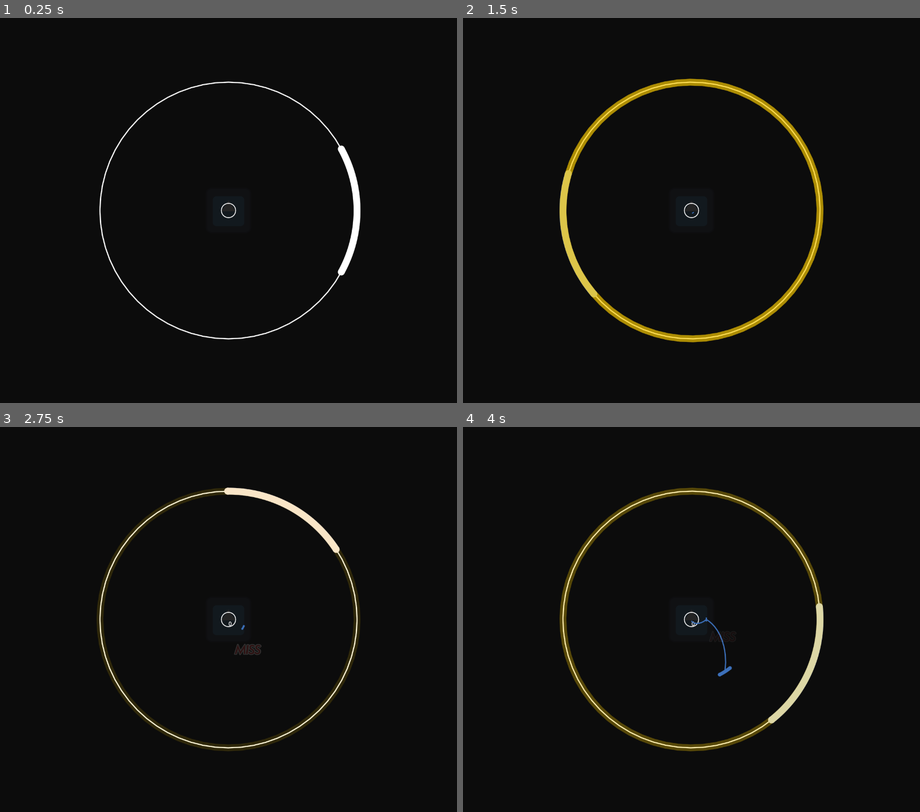
Above: before the commit, frames 1-4 (two rows, left to right).
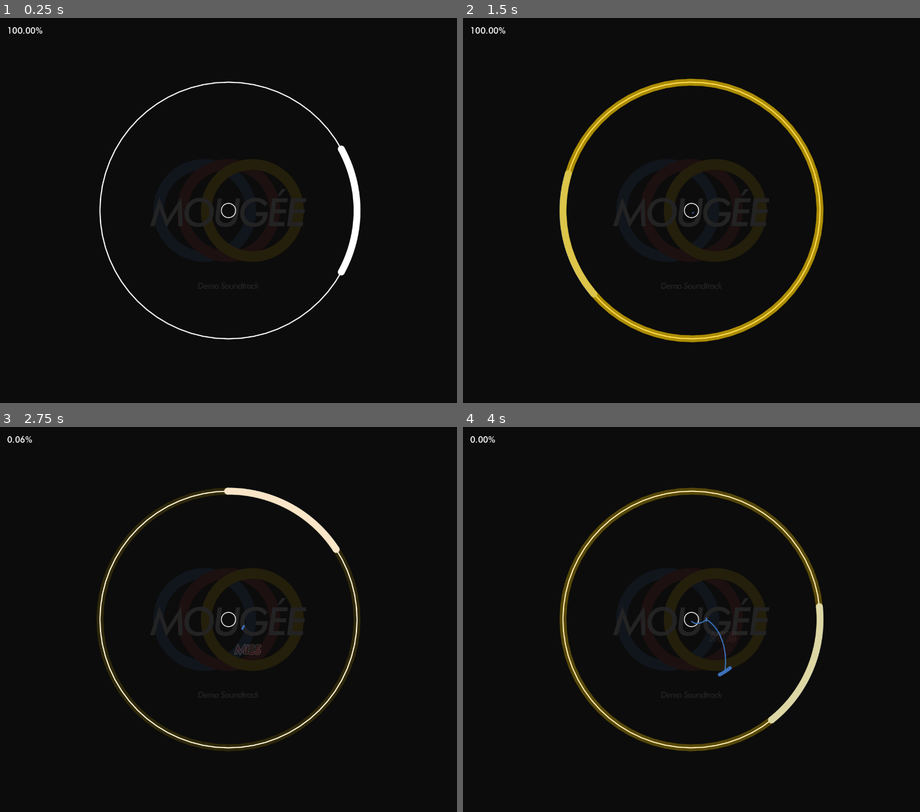
Above: after the commit, the same moments.

Repository: mougeee/marvelous-x
Game: Godot game, scene res://nodes/playing_scene.tscn
The game is run twice, just before and just after one commit, with the same random seed, the same clock (stepped at 60 frames per second) and the same inputs. The project has no main scene, so this scene is started directly. Sound files missing from this copy of the repository are replaced by a short silence.
Inputs (mouse positions are in pixels of both pictures, inside the frame that each line leads up to):
- Up to frame 1 (0.25 s): no input
- Up to frame 2 (1.5 s): tap Enter at 0.5 s; move the mouse to (792, 191) at 0.52 s; hold D (RightPress) 0.53-1.28 s; tap Space (CriticalPress) at 0.6, 1.35 s; move the mouse to (600, 229) at 1.27 s; hold S (LeftPress) from 1.28 s (still down)
- Up to frame 3 (2.75 s): move the mouse to (274, 534) at 2.02 s; release S (LeftPress) at 2.03 s; hold D (RightPress) from 2.03 s (still down); tap Space (CriticalPress) at 2.1 s
- Up to frame 4 (4 s): move the mouse to (668, 696) at 2.77 s; tap Space (CriticalPress) at 2.85, 3.6 s; move the mouse to (828, 677) at 3.52 s; release D (RightPress) at 3.53 s; hold S (LeftPress) from 3.53 s (still down)

The runs differ from the first frame. In frame 1, less than 0.1% of the frame differs, in the area x 1-10%, y 2-5%; in frame 2, less than 0.1%; in frame 3, less than 0.1%; in frame 4, less than 0.1%.

Commit message:
change layout hierarchy

Diff:
--- /dev/null
+++ b/nodes/animated_number.tscn
@@ -0,0 +1,8 @@
+[gd_scene load_steps=2 format=3 uid="uid://bgfyeoxtfn5in"]
+
+[ext_resource type="Script" path="res://scripts/animated_number.gd" id="1_p5v8u"]
+
+[node name="AnimatedNumber" type="Label"]
+offset_right = 40.0
+offset_bottom = 23.0
+script = ExtResource("1_p5v8u")
--- a/nodes/playing_scene.tscn
+++ b/nodes/playing_scene.tscn
@@ -1,19 +1,33 @@
-[gd_scene load_steps=4 format=3 uid="uid://dvcdkjhhm24wr"]
+[gd_scene load_steps=7 format=3 uid="uid://dvcdkjhhm24wr"]
 
 [ext_resource type="PackedScene" uid="uid://b3ygu6pkadmsm" path="res://nodes/note_frame.tscn" id="1_2g1bc"]
 [ext_resource type="Script" path="res://scripts/playing_scene.gd" id="1_o3yjq"]
 [ext_resource type="AudioStream" uid="uid://bimqd7djxxy2l" path="res://res/20240902001.mp3" id="3_gwyby"]
+[ext_resource type="PackedScene" uid="uid://bgfyeoxtfn5in" path="res://nodes/animated_number.tscn" id="4_1n1rm"]
+[ext_resource type="FontFile" uid="uid://b5baly05xhyg4" path="res://res/futura medium bt.ttf" id="4_lofq0"]
+
+[sub_resource type="LabelSettings" id="LabelSettings_y41ep"]
+font = ExtResource("4_lofq0")
+font_size = 24
 
 [node name="PlayingScene" type="Node2D"]
 script = ExtResource("1_o3yjq")
 
-[node name="BackgroundThumbnail" type="Sprite2D" parent="."]
+[node name="Centering" type="Node2D" parent="."]
 
-[node name="NoteFrame" parent="." instance=ExtResource("1_2g1bc")]
+[node name="BackgroundThumbnail" type="Sprite2D" parent="Centering"]
+
+[node name="NoteFrame" parent="Centering" instance=ExtResource("1_2g1bc")]
+
+[node name="Accuracy" parent="." instance=ExtResource("4_1n1rm")]
+offset_left = 20.0
+offset_top = 20.0
+offset_right = 60.0
+offset_bottom = 43.0
+label_settings = SubResource("LabelSettings_y41ep")
+number = 100.0
+format = "%.2f%%"
+lerp_ratio = 0.2
 
 [node name="AudioStreamPlayer" type="AudioStreamPlayer" parent="."]
 stream = ExtResource("3_gwyby")
-
-[node name="Accuracy" type="Label" parent="."]
-offset_right = 40.0
-offset_bottom = 23.0
--- a/res/20240902001.json
+++ b/res/20240902001.json
@@ -15,5 +15,5 @@
 		{"y": 0, "t": 7.5, "r": -3.0, "c": 0.2, "s": 1.0, "k": 0},
 		{"y": 0, "t": 8.0, "r": -2.0, "c": 0.0, "s": 1.0, "k": 2},
 	],
-	"thumbnail": "res://res/icon.svg"
+	"thumbnail": "res://res/thumbnail.svg"
 }
--- a/res/judgements_great.svg
+++ b/res/judgements_great.svg
@@ -6,7 +6,7 @@
 	.st0{fill:#FFFFFF;}
 	.st1{fill:#D426ED;}
 	.st2{fill:#268EED;}
-	.st3{fill:#28EA52;}
+	.st3{fill:#0CC136;}
 	.st4{fill:#E8A82A;}
 	.st5{fill:#E52C2C;}
 </style>
--- a/res/judgements_marvelous.svg
+++ b/res/judgements_marvelous.svg
@@ -6,7 +6,7 @@
 	.st0{fill:#FFFFFF;}
 	.st1{fill:#D426ED;}
 	.st2{fill:#268EED;}
-	.st3{fill:#28EA52;}
+	.st3{fill:#0CC136;}
 	.st4{fill:#E8A82A;}
 	.st5{fill:#E52C2C;}
 </style>
--- a/res/judgements_miss.svg
+++ b/res/judgements_miss.svg
@@ -6,7 +6,7 @@
 	.st0{fill:#FFFFFF;}
 	.st1{fill:#D426ED;}
 	.st2{fill:#268EED;}
-	.st3{fill:#28EA52;}
+	.st3{fill:#0CC136;}
 	.st4{fill:#E8A82A;}
 	.st5{fill:#E52C2C;}
 </style>
--- a/res/judgements_ok.svg
+++ b/res/judgements_ok.svg
@@ -6,7 +6,7 @@
 	.st0{fill:#FFFFFF;}
 	.st1{fill:#D426ED;}
 	.st2{fill:#268EED;}
-	.st3{fill:#28EA52;}
+	.st3{fill:#0CC136;}
 	.st4{fill:#E8A82A;}
 	.st5{fill:#E52C2C;}
 </style>
--- a/res/judgements_splendid.svg
+++ b/res/judgements_splendid.svg
@@ -6,7 +6,7 @@
 	.st0{fill:#FFFFFF;}
 	.st1{fill:#D426ED;}
 	.st2{fill:#268EED;}
-	.st3{fill:#28EA52;}
+	.st3{fill:#0CC136;}
 	.st4{fill:#E8A82A;}
 	.st5{fill:#E52C2C;}
 </style>
--- /dev/null
+++ b/res/thumbnail.svg
@@ -0,0 +1,93 @@
+<?xml version="1.0" encoding="utf-8"?>
+<!-- Generator: Adobe Illustrator 28.1.0, SVG Export Plug-In . SVG Version: 6.00 Build 0)  -->
+<svg version="1.1" id="레이어_1" xmlns="http://www.w3.org/2000/svg" xmlns:xlink="http://www.w3.org/1999/xlink" x="0px"
+	 y="0px" viewBox="0 0 512 512" style="enable-background:new 0 0 512 512;" xml:space="preserve">
+<style type="text/css">
+	.st0{fill:#0C0C0C;}
+	.st1{fill:none;stroke:#3C70BA;stroke-width:30;stroke-linecap:round;stroke-linejoin:round;stroke-miterlimit:10;}
+	.st2{fill:none;stroke:#BC3B3B;stroke-width:30;stroke-linecap:round;stroke-linejoin:round;stroke-miterlimit:10;}
+	.st3{fill:none;stroke:#FFCE00;stroke-width:30;stroke-linecap:round;stroke-linejoin:round;stroke-miterlimit:10;}
+	.st4{fill:#F7F7F9;}
+</style>
+<rect y="0" class="st0" width="512" height="512"/>
+<g>
+	<circle class="st1" cx="189.3" cy="256" r="129.2"/>
+	<circle class="st2" cx="256" cy="256" r="129.2"/>
+	<circle class="st3" cx="322.7" cy="256" r="129.2"/>
+</g>
+<g>
+	<path class="st4" d="M115,260.4v-1.9c0-1.6,0-3.1,0.1-4.5c0.1-1.5,0.2-2.9,0.3-4.4c-0.5,1.4-1.1,2.9-1.9,4.4s-2,3.4-3.5,5.6
+		L82,303.2l-16.1-43.5c-0.4-1-0.8-2.2-1.3-3.7c-0.5-1.5-1.1-3.6-1.9-6.4c-0.1,2.2-0.9,5.6-2.2,10.3l-0.1,0.2L48.8,300H36.4L62,218.9
+		l18.9,50.4c1,2.5,1.7,4.6,2.3,6.4c0.6,1.8,1.1,3.6,1.6,5.3c0.9-2,1.9-4,3-6c1.1-2,2.3-4,3.5-5.9l32.8-50.2l3.6,81.2h-12.1
+		L115,260.4z"/>
+	<path class="st4" d="M176.1,220.3c11.8,0,21.3,3.4,28.3,10.3c7,6.9,10.5,16.1,10.5,27.7c0,6.2-1.1,12-3.4,17.5
+		c-2.3,5.5-5.5,10.2-9.8,14.3c-4.1,3.8-8.8,6.8-14.1,8.8c-5.3,2-11.1,3.1-17.1,3.1c-11.3,0-20.4-3.5-27.4-10.4
+		c-6.9-6.9-10.4-16.1-10.4-27.4c0-6.3,1.1-12.2,3.3-17.7c2.2-5.5,5.4-10.3,9.6-14.3c4-3.8,8.6-6.7,13.9-8.8
+		C164.8,221.3,170.3,220.3,176.1,220.3z M202.7,258.6c0-8.2-2.5-14.8-7.5-19.8c-5-5-11.6-7.5-19.7-7.5c-4,0-7.9,0.8-11.6,2.3
+		c-3.7,1.5-6.8,3.7-9.5,6.5c-3.1,3.2-5.5,6.8-7.1,10.9c-1.6,4.1-2.4,8.3-2.4,12.8c0,8.1,2.5,14.7,7.4,19.8
+		c4.9,5.1,11.3,7.6,19.2,7.6c8.9,0,16.3-3.1,22.3-9.3C199.7,275.5,202.7,267.8,202.7,258.6z"/>
+	<path class="st4" d="M238.1,222.2l-6,45.2c-0.2,1.7-0.4,3.2-0.5,4.5c-0.1,1.4-0.2,2.6-0.2,3.6c0,5,1.4,8.8,4.3,11.4
+		c2.8,2.6,6.9,4,12.2,4c3.9,0,7.3-0.7,10.1-2c2.9-1.3,5.3-3.3,7.3-6c2.6-3.5,4.4-9.8,5.6-18.8c0.1-1,0.2-1.8,0.3-2.3l5.2-39.6h12.2
+		l-5.7,43.8c-1,7.4-2.1,12.8-3.3,16.2c-1.2,3.3-2.8,6.3-4.9,8.8c-3,3.7-6.9,6.5-11.7,8.5c-4.8,1.9-10.2,2.9-16.4,2.9
+		c-8.9,0-15.6-2.2-20.3-6.6c-4.6-4.4-7-10.8-7-19.1c0-1.8,0.2-4.4,0.5-7.7c0.3-3.3,0.7-7,1.3-11.1l4.7-35.6H238.1z"/>
+	<path class="st4" d="M357.4,244.2c-3.4-4.4-7.2-7.7-11.4-9.8c-4.2-2.1-8.9-3.2-14.1-3.2c-4.1,0-8,0.7-11.6,2.2
+		c-3.6,1.5-6.8,3.7-9.6,6.5c-3.1,3.2-5.5,6.9-7.2,11c-1.7,4.1-2.5,8.3-2.5,12.8c0,8.2,2.5,14.8,7.4,19.8c5,5,11.5,7.5,19.7,7.5
+		c6.5,0,11.9-1.8,16.3-5.4c4.4-3.6,7-8.3,7.7-14.1h-20.2l1.3-11.1h33.2c0,12.9-3.5,23-10.5,30.4c-7,7.4-16.6,11.1-28.6,11.1
+		c-11.6,0-21-3.5-28-10.4c-7-6.9-10.6-16.1-10.6-27.5c0-6.4,1.1-12.3,3.3-17.8c2.2-5.5,5.4-10.2,9.5-14.2c4-3.8,8.6-6.7,13.9-8.7
+		c5.2-2,10.9-3,16.9-3c7.2,0,13.4,1.2,18.6,3.7c5.3,2.5,10.2,6.5,14.9,12.1L357.4,244.2z"/>
+	<path class="st4" d="M368.2,300l10.2-77.9h43.7l-1.4,11h-31.6l-2.5,19.6h31.5l-1.4,10.9h-31.6l-3.2,25.2h31.6l-1.5,11.2H368.2z
+		 M400.6,214.5h-7l11.8-18.6h11.3L400.6,214.5z"/>
+	<path class="st4" d="M420.1,300l10.2-77.9H474l-1.4,11H441l-2.5,19.6H470l-1.4,10.9H437l-3.2,25.2h31.6l-1.5,11.2H420.1z"/>
+</g>
+<g>
+	<g>
+		<path class="st4" d="M170.5,475.6l2.2-17.2h3.6c1.9,0,3.3,0.1,4.2,0.4s1.7,0.6,2.5,1.2c0.9,0.7,1.6,1.6,2.1,2.7s0.7,2.3,0.7,3.7
+			c0,1.2-0.2,2.4-0.6,3.5s-0.9,2.1-1.7,2.9c-0.5,0.6-1.1,1.1-1.7,1.5s-1.3,0.7-2.1,0.9c-0.5,0.1-1,0.2-1.6,0.3s-1.3,0.1-2.1,0.1
+			h-1.7H170.5z M173.5,473.1h1c1.9,0,3.3-0.1,4.1-0.3s1.5-0.5,2.1-0.9c0.8-0.6,1.4-1.3,1.8-2.3s0.7-2,0.7-3.1c0-1-0.2-1.9-0.5-2.7
+			s-0.9-1.4-1.5-1.9c-0.5-0.4-1.1-0.7-1.7-0.8s-1.7-0.2-3.2-0.2h-1.1L173.5,473.1z"/>
+		<path class="st4" d="M194.7,472.2l1.8,1.4c-0.6,0.9-1.4,1.5-2.1,1.9s-1.6,0.6-2.6,0.6c-1.6,0-3-0.5-4-1.5s-1.5-2.3-1.5-3.9
+			c0-1.9,0.6-3.5,1.8-4.7s2.7-1.8,4.5-1.8c1.5,0,2.7,0.5,3.6,1.4s1.3,2.2,1.3,3.8c0,0.1,0,0.3,0,0.5s0,0.5-0.1,0.7h-8.5
+			c0,1,0.3,1.8,0.8,2.4s1.2,0.9,2,0.9c0.6,0,1.1-0.1,1.7-0.4S194.4,472.7,194.7,472.2z M189.1,468.7h5.7c0-0.8-0.3-1.3-0.7-1.8
+			s-1-0.7-1.8-0.7c-0.8,0-1.6,0.2-2.1,0.7S189.3,468,189.1,468.7z"/>
+		<path class="st4" d="M212.3,475.6l0.8-6.4c0-0.1,0-0.3,0.1-0.4s0-0.3,0-0.4c0-0.7-0.2-1.3-0.5-1.7s-0.8-0.6-1.3-0.6
+			c-0.9,0-1.6,0.3-2.1,1s-0.8,1.7-1,3.1l-0.7,5.5H205l0.8-6.4c0-0.2,0-0.4,0-0.5s0-0.2,0-0.3c0-0.8-0.2-1.4-0.5-1.8
+			s-0.8-0.6-1.4-0.6c-0.9,0-1.5,0.3-2,1s-0.8,1.7-1,3.1l-0.7,5.5h-2.5l1.5-11.1h2.5l-0.4,1.3c0.6-0.6,1.2-1,1.8-1.3s1.3-0.4,2-0.4
+			c0.8,0,1.5,0.2,2,0.5s0.9,0.9,1.2,1.6c0.7-0.7,1.3-1.2,2-1.6s1.4-0.5,2.2-0.5c1.1,0,1.9,0.3,2.5,0.9s0.9,1.5,0.9,2.6
+			c0,0.2,0,0.5,0,0.8s-0.1,0.7-0.1,1.3l-0.8,5.9H212.3z"/>
+		<path class="st4" d="M222.9,464.1c1.7,0,3.1,0.5,4.1,1.5s1.5,2.4,1.5,4c0,1.9-0.6,3.4-1.8,4.6s-2.8,1.8-4.7,1.8
+			c-1.7,0-3.1-0.5-4.1-1.5s-1.5-2.3-1.5-4c0-1.9,0.6-3.5,1.8-4.7S221,464.1,222.9,464.1z M223,466.3c-1.1,0-2,0.4-2.7,1.2
+			s-1.1,1.8-1.1,3.1c0,1,0.3,1.8,0.8,2.4s1.3,0.9,2.2,0.9c1.2,0,2.1-0.4,2.8-1.1s1-1.8,1-3.1c0-1-0.3-1.8-0.8-2.4
+			S223.9,466.3,223,466.3z"/>
+		<path class="st4" d="M234.3,472.6l1.9-1.6c0.5,0.9,1,1.6,1.5,2s1.2,0.6,1.9,0.6c0.9,0,1.6-0.3,2.2-0.8s0.8-1.2,0.8-2.1
+			c0-0.6-0.1-1.1-0.4-1.5s-0.8-0.8-1.6-1.3c-0.2-0.1-0.4-0.2-0.7-0.4c-1.3-0.7-2.1-1.3-2.6-1.8c-0.3-0.4-0.6-0.8-0.7-1.2
+			s-0.2-1-0.2-1.5c0-1.5,0.5-2.7,1.5-3.7s2.2-1.4,3.8-1.4c1.1,0,2,0.2,2.8,0.6s1.4,1.1,2,1.9l-1.6,1.5c-0.4-0.6-0.8-1.1-1.3-1.4
+			s-1-0.5-1.6-0.5c-0.8,0-1.5,0.2-2.1,0.7s-0.8,1.1-0.8,1.9c0,0.9,0.8,1.8,2.3,2.6c0.4,0.2,0.7,0.4,0.9,0.5c1.2,0.7,2,1.4,2.5,2.1
+			s0.7,1.6,0.7,2.7c0,1.6-0.5,2.9-1.6,3.9s-2.5,1.4-4.3,1.4c-1.2,0-2.3-0.3-3.1-0.8S234.8,473.8,234.3,472.6z"/>
+		<path class="st4" d="M252.4,464.1c1.7,0,3.1,0.5,4.1,1.5c1,1,1.5,2.4,1.5,4c0,1.9-0.6,3.4-1.8,4.6c-1.2,1.2-2.8,1.8-4.7,1.8
+			c-1.7,0-3.1-0.5-4.1-1.5s-1.5-2.3-1.5-4c0-1.9,0.6-3.5,1.8-4.7S250.6,464.1,252.4,464.1z M252.5,466.3c-1.1,0-2,0.4-2.7,1.2
+			s-1.1,1.8-1.1,3.1c0,1,0.3,1.8,0.8,2.4s1.3,0.9,2.2,0.9c1.2,0,2.1-0.4,2.8-1.1s1-1.8,1-3.1c0-1-0.3-1.8-0.8-2.4
+			S253.4,466.3,252.5,466.3z"/>
+		<path class="st4" d="M259.8,464.5h2.5l-0.6,4.7c0,0.1,0,0.2-0.1,0.4c-0.1,1-0.2,1.7-0.2,2c0,0.7,0.2,1.3,0.6,1.7s1,0.6,1.7,0.6
+			c1,0,1.8-0.3,2.3-0.8s0.8-1.6,1-3.3l0.7-5.2h2.5l-0.8,5.6c-0.2,1.5-0.4,2.5-0.7,3.1s-0.6,1.1-1,1.5c-0.5,0.4-1.1,0.8-1.8,1
+			s-1.5,0.3-2.4,0.3c-1.6,0-2.7-0.4-3.5-1.1s-1.2-1.8-1.2-3.1c0-0.4,0.1-1.1,0.2-2.2l0,0L259.8,464.5z"/>
+		<path class="st4" d="M278.5,475.6l0.8-6.4c0-0.1,0-0.2,0-0.4s0-0.3,0-0.6c0-0.7-0.2-1.3-0.5-1.7s-0.9-0.6-1.5-0.6
+			c-1,0-1.9,0.3-2.5,1s-1,1.7-1.2,3.1l-0.7,5.4h-2.5l1.5-11.1h2.4l-0.2,1.3c0.6-0.6,1.3-1,2-1.3s1.4-0.4,2.2-0.4
+			c1.1,0,2,0.3,2.7,0.9s1,1.4,1,2.5c0,0.3,0,0.6,0,1s-0.1,0.8-0.1,1.3l-0.8,5.9H278.5z"/>
+		<path class="st4" d="M293.3,475.6h-2.5l0.1-1.1c-0.5,0.5-1,0.9-1.6,1.2s-1.2,0.4-1.9,0.4c-1.5,0-2.6-0.5-3.4-1.4s-1.2-2.2-1.2-3.9
+			c0-2,0.5-3.6,1.5-4.8s2.2-1.8,3.8-1.8c0.8,0,1.5,0.2,2.1,0.5s1.2,0.8,1.7,1.4l1.1-8.6h2.5L293.3,475.6z M285.5,470.4
+			c0,1.1,0.2,1.9,0.7,2.5s1.2,0.9,2.1,0.9c1,0,1.8-0.4,2.4-1.2s0.9-1.9,0.9-3.4c0-1-0.3-1.7-0.8-2.3s-1.2-0.8-2.1-0.8
+			c-1,0-1.7,0.4-2.3,1.2S285.5,469.1,285.5,470.4z"/>
+		<path class="st4" d="M295.6,475.6l1.2-9h-1.9l0.3-2.2h1.9l0.6-4.2h2.5l-0.5,4.2h2l-0.3,2.2h-2l-1.2,9H295.6z"/>
+		<path class="st4" d="M308.4,466.7c-0.2-0.1-0.4-0.2-0.6-0.3s-0.4-0.1-0.6-0.1c-0.9,0-1.6,0.3-2.1,1s-0.9,1.7-1,3.1l-0.7,5.2h-2.5
+			l1.5-11.1h2.4l-0.2,1.4c0.4-0.6,0.9-1.1,1.4-1.4s1.1-0.5,1.7-0.5c0.3,0,0.5,0,0.8,0.1s0.5,0.2,0.8,0.3L308.4,466.7z"/>
+		<path class="st4" d="M318.5,475.6H316l0.2-1.2c-0.4,0.6-0.9,1-1.5,1.2s-1.2,0.4-2,0.4c-1.5,0-2.6-0.5-3.4-1.4s-1.2-2.2-1.2-3.9
+			c0-2,0.5-3.6,1.5-4.8s2.2-1.8,3.8-1.8c0.7,0,1.4,0.2,2.1,0.5s1.2,0.8,1.8,1.4l0.2-1.5h2.5L318.5,475.6z M310.7,470.4
+			c0,1.1,0.2,1.9,0.7,2.5s1.2,0.9,2.1,0.9c1,0,1.8-0.4,2.4-1.2s0.9-1.9,0.9-3.3c0-1-0.3-1.7-0.8-2.3s-1.2-0.8-2.1-0.8
+			c-1,0-1.7,0.4-2.3,1.2S310.7,469.1,310.7,470.4z"/>
+		<path class="st4" d="M330,467.6c-0.5-0.4-1-0.8-1.6-1s-1.1-0.3-1.7-0.3c-1.1,0-2.1,0.4-2.8,1.2s-1.1,1.8-1.1,3.1
+			c0,1,0.3,1.8,0.8,2.4s1.3,0.9,2.2,0.9c0.6,0,1.1-0.1,1.7-0.3s1.2-0.5,1.8-0.9l-0.5,2.7c-0.5,0.2-0.9,0.4-1.5,0.5s-1,0.2-1.6,0.2
+			c-1.7,0-3-0.5-4-1.5s-1.5-2.3-1.5-3.9c0-1.9,0.6-3.5,1.8-4.7s2.8-1.8,4.7-1.8c0.7,0,1.4,0.1,2,0.3s1.2,0.5,1.8,0.9L330,467.6z"/>
+		<path class="st4" d="M330.3,475.6l2.4-18.2h2.5l-1.6,11.8l5.6-4.7h3.3l-6.1,5.1l4.7,6h-3l-4.6-5.9l-0.8,5.9H330.3z"/>
+	</g>
+</g>
+</svg>
--- /dev/null
+++ b/scripts/animated_number.gd
@@ -0,0 +1,19 @@
+extends Label
+
+
+@export var number = 0.0
+@export var format = "%.2f"
+@export var lerp_ratio = 0.5
+var display_number = 0.0
+
+
+# Called when the node enters the scene tree for the first time.
+func _ready() -> void:
+	display_number = number
+
+
+# Called every frame. 'delta' is the elapsed time since the previous frame.
+func _process(delta: float) -> void:
+	display_number = lerp(display_number, number, lerp_ratio)
+
+	text = format % [display_number]
--- a/scripts/note_frame.gd
+++ b/scripts/note_frame.gd
@@ -29,7 +29,7 @@
 
 # Called every frame. 'delta' is the elapsed time since the previous frame.
 func _process(delta: float) -> void:
-	var mouse_delta = get_global_mouse_position() - get_parent().position
+	var mouse_delta = get_global_mouse_position() - get_viewport_rect().size / 2
 	rotation = lerp_angle(rotation, mouse_delta.angle(), 0.5)
 
 	if mouse_delta.length() > radius:
--- a/scripts/playing_scene.gd
+++ b/scripts/playing_scene.gd
@@ -27,7 +27,7 @@
 
 
 func resize() -> void:
-	position = get_viewport_rect().size / 2
+	$Centering.position = get_viewport_rect().size / 2
 
 
 func load_chart() -> Dictionary:
@@ -81,14 +81,17 @@
 func _ready() -> void:
 	get_tree().get_root().size_changed.connect(resize)
 
-	position = get_viewport_rect().size / 2
+	$Centering.position = get_viewport_rect().size / 2
 
 	# preprocess notes
 	var chart = load_chart()
-	$BackgroundThumbnail.texture = load(chart.thumbnail)
-	$BackgroundThumbnail.modulate.a = 0.1
 	preprocess_notes(chart["notes"])
 
+	# backgroung thumbnail
+	$Centering/BackgroundThumbnail.texture = load(chart.thumbnail)
+	$Centering/BackgroundThumbnail.modulate.a = 0.1
+
+	# reset chart
 	$AudioStreamPlayer.stream = load(audio_path)
 	reset_times()
 
@@ -114,14 +117,14 @@
 			approach_note.speed = note['s']
 			approach_note.key = note['k']
 			approach_note.pressed.connect(_on_note_pressed)
-			add_child(approach_note)
+			$Centering.add_child(approach_note)
 		elif note['y'] == NoteTypes.LONG:
 			var long_note = LongNote.instantiate()
 			long_note.path = note['p']
 			long_note.speed = note['s']
 			long_note.key = note['k']
 			long_note.pressed.connect(_on_note_pressed)
-			add_child(long_note)
+			$Centering.add_child(long_note)
 
 		next_index += 1
 
@@ -156,7 +159,7 @@
 	judgement_node.set_judgement(j_info["judgement"])
 	if not is_critical:
 		judgement_node.position = Vector2.RIGHT.rotated(angle) * 100.0
-	add_child(judgement_node)
+	$Centering.add_child(judgement_node)
 
 	var accuracy = (float) (
 		marvelous_count * judgement_info[Judgements.MARVELOUS]["accuracy"]
@@ -166,4 +169,4 @@
 		+ miss_count * judgement_info[Judgements.MISS]["accuracy"]
 	) / (marvelous_count + splendid_count + great_count + ok_count + miss_count)
 
-	$Accuracy.text = str(accuracy)
+	$Accuracy.number = accuracy
Binary file added: res/Futura Medium Italic font.ttf
Not shown, added: res/Futura Medium Italic font.ttf.import
Binary file added: res/futura medium bt.ttf
Not shown, added: res/futura medium bt.ttf.import
Not shown, added: res/thumbnail.svg.import
Not shown, removed: judgements.ai
Not shown, added: res/judgements.ai
